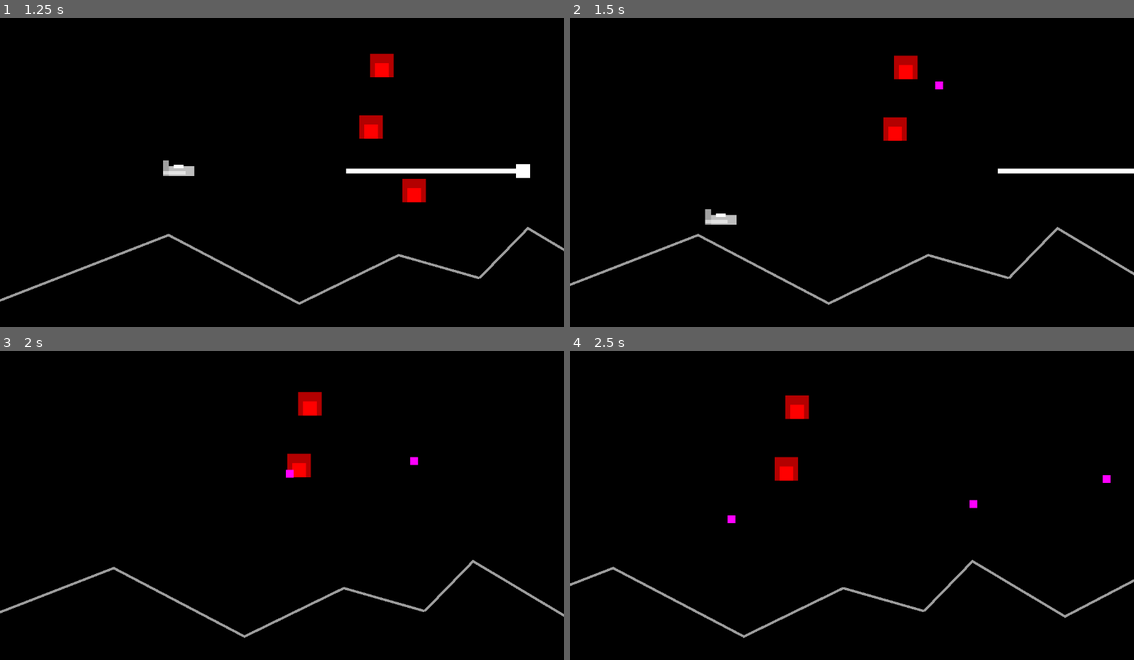
Above: before the commit, frames 1-4 (two rows, left to right).
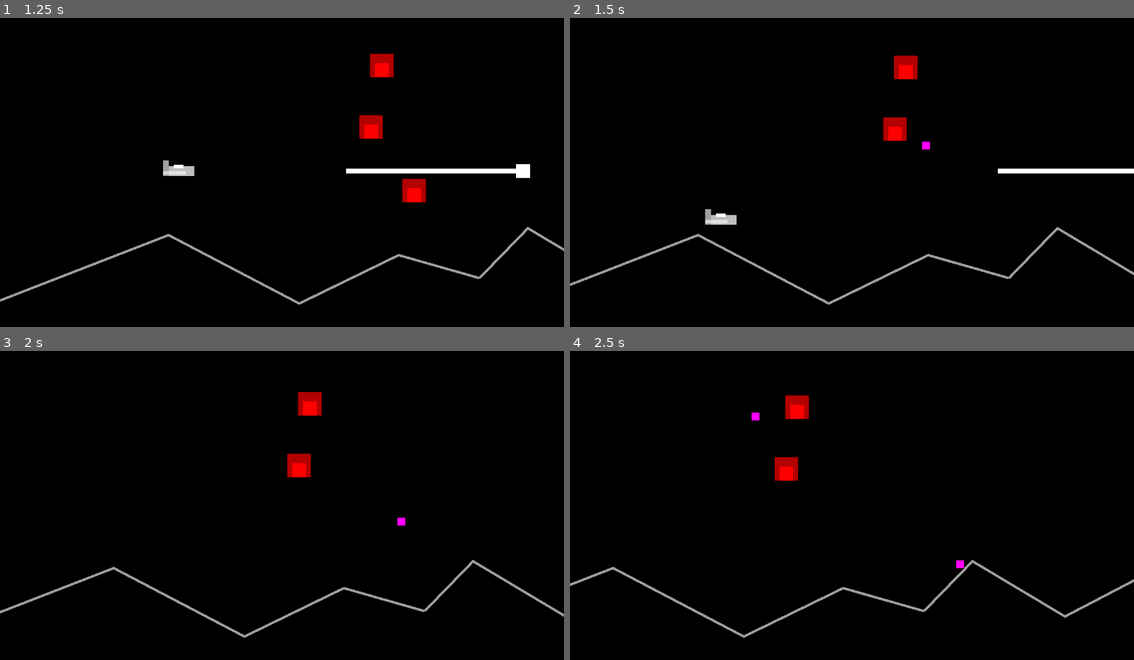
Above: after the commit, the same moments.

Repository: Toxe/godot-defender-clone
Game: Godot game, scene res://scenes/levels/main.tscn
Two runs of this game, one before a commit and one after it. Both use one fixed random seed, a clock stepped at 60 frames per second and the inputs below.
Inputs:
- Up to frame 1 (1.25 s): hold Right (move_right) from 0.53 s (still down); tap Space (fire) at 0.6 s
- Up to frame 2 (1.5 s): release Right (move_right) at 1.28 s; hold Down (move_down) from 1.28 s (still down); tap Space (fire) at 1.35 s
- Up to frame 3 (2 s): keep holding Down (move_down)
- Up to frame 4 (2.5 s): release Down (move_down) at 2.03 s; hold Right (move_right) from 2.03 s (still down); tap Space (fire) at 2.1 s

Frame 1 is identical in both runs. In frame 2, less than 0.1% of the frame differs, in the area x 62-67%, y 20-43%; in frame 3, 0.1%; in frame 4, 0.2%, in the area x 27-96%, y 19-71%.

Commit message:
Enemies only shoot while on screen

Diff:
--- a/G01_Defender/scenes/enemies/enemy.gd
+++ b/G01_Defender/scenes/enemies/enemy.gd
@@ -3,10 +3,6 @@
 const bullet_scene = preload("bullet.tscn")
 const speed: float = 50
 var direction := Vector2(-1, 0.3).normalized()
-
-
-func _ready():
-    $ShootTimer.start(randf_range(1, 3))
 
 
 func _physics_process(delta):
@@ -26,3 +22,11 @@
 
 func _on_shoot_timer_timeout():
     shoot_bullet()
+
+
+func _on_visible_on_screen_notifier_2d_screen_entered():
+    $ShootTimer.start(randf_range(1, 3))
+
+
+func _on_visible_on_screen_notifier_2d_screen_exited():
+    $ShootTimer.stop()
--- a/G01_Defender/scenes/enemies/enemy.tscn
+++ b/G01_Defender/scenes/enemies/enemy.tscn
@@ -44,5 +44,10 @@
 [node name="ShootTimer" type="Timer" parent="."]
 one_shot = true
 
+[node name="VisibleOnScreenNotifier2D" type="VisibleOnScreenNotifier2D" parent="."]
+scale = Vector2(2.5, 2.5)
+
 [connection signal="area_entered" from="." to="." method="_on_area_entered"]
 [connection signal="timeout" from="ShootTimer" to="." method="_on_shoot_timer_timeout"]
+[connection signal="screen_entered" from="VisibleOnScreenNotifier2D" to="." method="_on_visible_on_screen_notifier_2d_screen_entered"]
+[connection signal="screen_exited" from="VisibleOnScreenNotifier2D" to="." method="_on_visible_on_screen_notifier_2d_screen_exited"]
